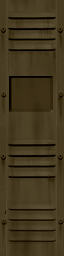
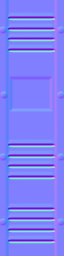
Comparing the layer stacks of the two 64px x 256px images. Changes:
added layer "normal_final-Kopie" above "normal_final" over [0, 0, 64, 256]
added layer "normal_final" above "normal_screws" over [0, 0, 64, 256]
added layer "normal_screws" above "blot" over [0, 27, 64, 225]
added layer "blot" above "normal_surface_vent" over [9, 76, 53, 112]
added layer "normal_surface_vent" above "normal_surface1to2_side" over [8, 12, 55, 244]
added layer "normal_surface1to2_side" above "normal_surface2" over [6, 0, 57, 256]
added layer "normal_surface2" above "normal_surface" over [6, 0, 57, 256]
added layer "normal_surface" above "Hintergrund" over [0, 0, 64, 256]
